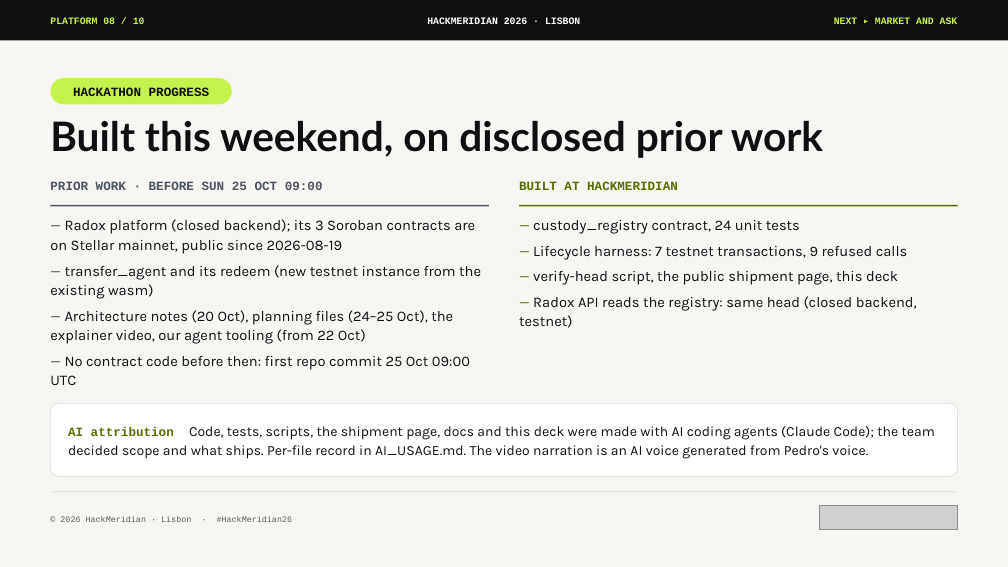
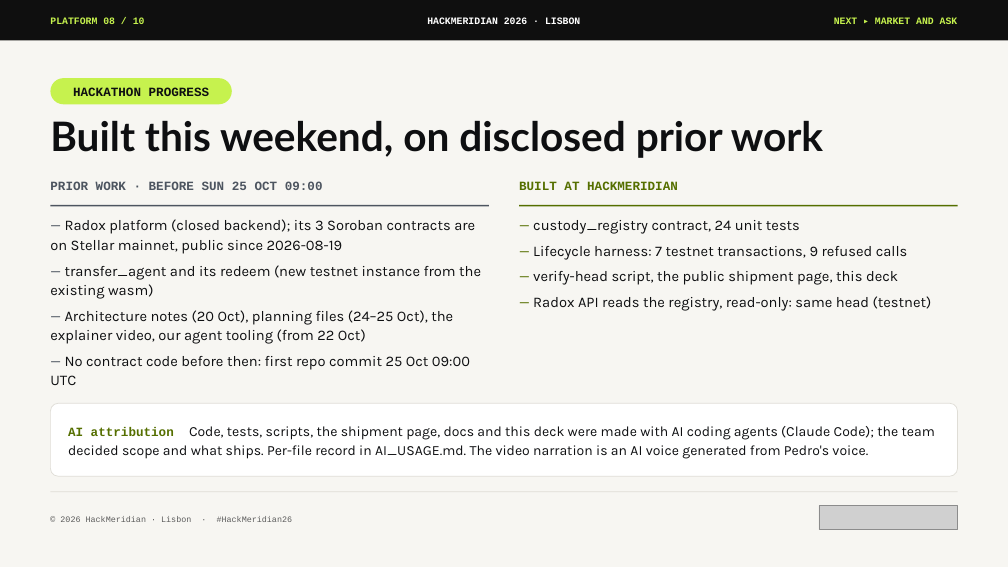
Before and after one commit to pwsaragossy/hackmeridian-cos, a slide deck: slide 8 of projects/hackmeridian-rail/deck/radox-custody-rail.pptx. Drawn at 1008x567 pixels with LibreOffice and Linux fonts; fonts in the diff are those of the drawing; grey boxes stand for pictures. Boxes give left, top, right and bottom in pixels: in the first picture for what was removed or moved away, otherwise in the second. Text is boxed around its words. In the diff, an @@ line names an element or a change of style, - is before the commit and + after.

```diff
--- a/projects/hackmeridian-rail/deck/radox-custody-rail.pptx
+++ b/projects/hackmeridian-rail/deck/radox-custody-rail.pptx
@@ text at (533,296,932,311): text changed @@
-— Radox API reads the registry: same head (closed backend, testnet)
+— Radox API reads the registry, read-only: same head (testnet)
```
Also in this commit, not shown: 8 other slides changed, 12 other files.
